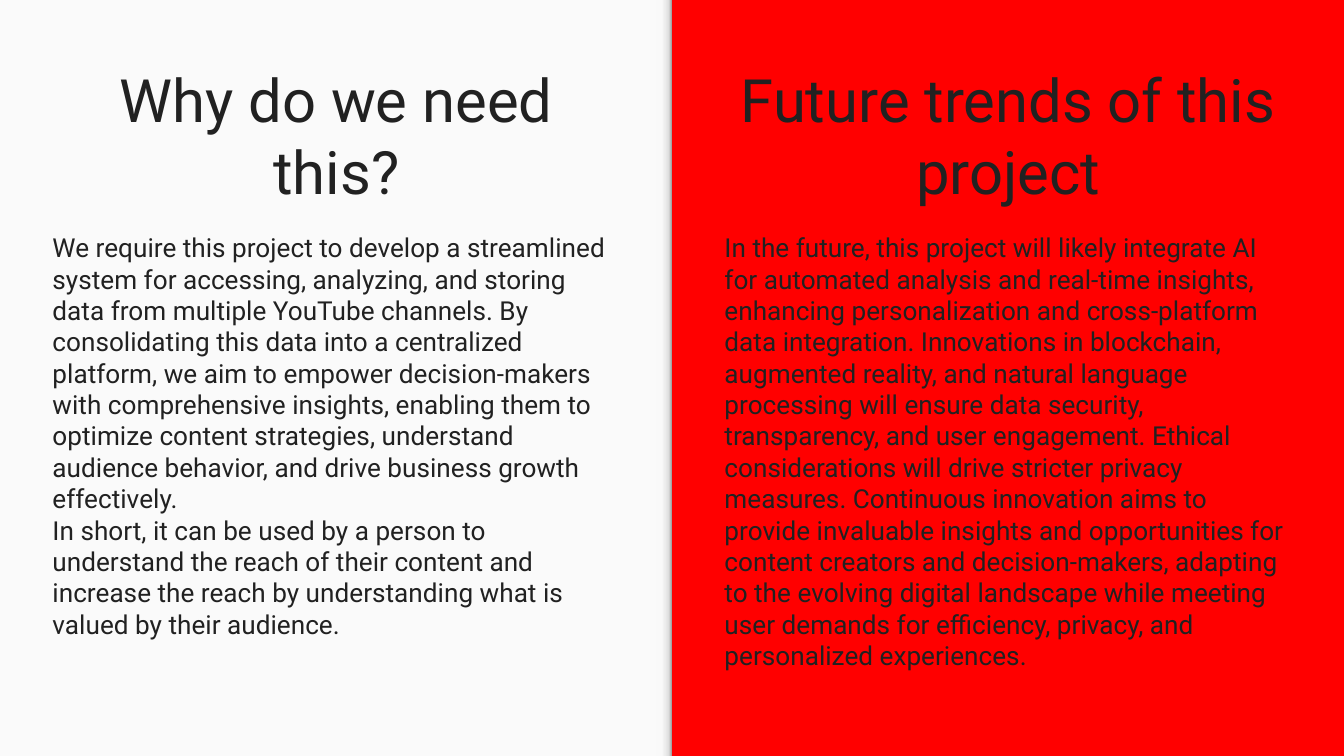
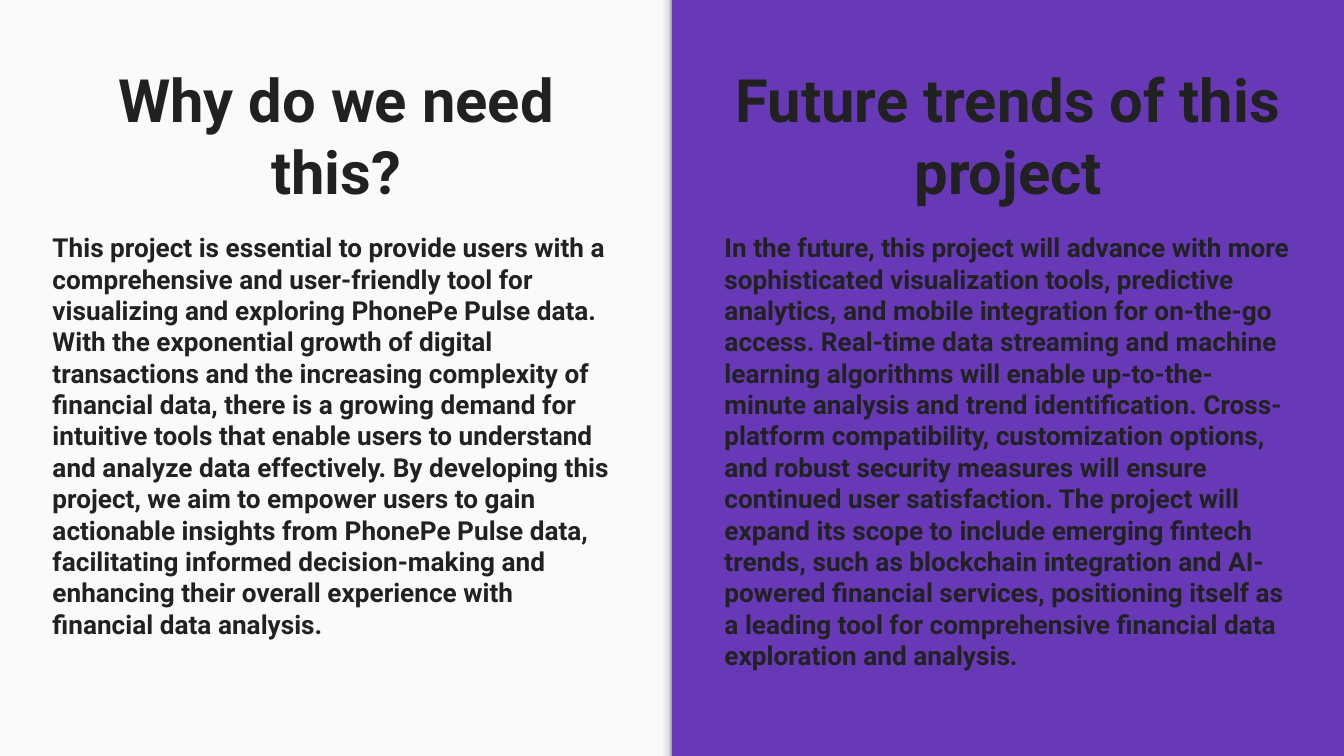
Before and after one commit to surabhi0901/phonepe_pulse_data_visualization_and_exploration, a slide deck: slide 8 of project-overview.pptx (slide 9 before the commit). Drawn at 1344x756 pixels with LibreOffice and Linux fonts; fonts in the diff are those of the drawing. Boxes give left, top, right and bottom in pixels: in the first picture for what was removed or moved away, otherwise in the second. Text is boxed around its words. In the diff, an @@ line names an element or a change of style, - is before the commit and + after.

```diff
--- a/project-overview.pptx
+++ b/project-overview.pptx
@@ background #FF0000 to #6739B7 @@
@@ title "Why do we need this?" at bbox=[118, 77, 554, 195]: bold on @@
@@ title "Future trends of this project" at bbox=[736, 76, 1280, 207]: bold on @@
@@ subtitle at bbox=[52, 237, 609, 640]: text changed; bold on @@
-We require this project to develop a streamlined system for accessing, analyzing, and storing data from multiple YouTube channels. By consolidating this data into a centralized platform, we aim to empower decision-makers with comprehensive insights, enabling them to optimize content strategies, understand audience behavior, and drive business growth effectively.
-In short, it can be used by a person to understand the reach of their content and increase the reach by understanding what is valued by their audience.
+This project is essential to provide users with a comprehensive and user-friendly tool for visualizing and exploring PhonePe Pulse data. With the exponential growth of digital transactions and the increasing complexity of financial data, there is a growing demand for intuitive tools that enable users to understand and analyze data effectively. By developing this project, we aim to empower users to gain actionable insights from PhonePe Pulse data, facilitating informed decision-making and enhancing their overall experience with financial data analysis.
@@ subtitle at bbox=[724, 237, 1289, 671]: text changed; bold on @@
-In the future, this project will likely integrate AI for automated analysis and real-time insights, enhancing personalization and cross-platform data integration. Innovations in blockchain, augmented reality, and natural language processing will ensure data security, transparency, and user engagement. Ethical considerations will drive stricter privacy measures. Continuous innovation aims to provide invaluable insights and opportunities for content creators and decision-makers, adapting to the evolving digital landscape while meeting user demands for efficiency, privacy, and personalized experiences.
+In the future, this project will advance with more sophisticated visualization tools, predictive analytics, and mobile integration for on-the-go access. Real-time data streaming and machine learning algorithms will enable up-to-the-minute analysis and trend identification. Cross-platform compatibility, customization options, and robust security measures will ensure continued user satisfaction. The project will expand its scope to include emerging fintech trends, such as blockchain integration and AI-powered financial services, positioning itself as a leading tool for comprehensive financial data exploration and analysis.
```
Also in this commit, not shown: 8 other slides changed, 2 slides added, 3 slides removed.
